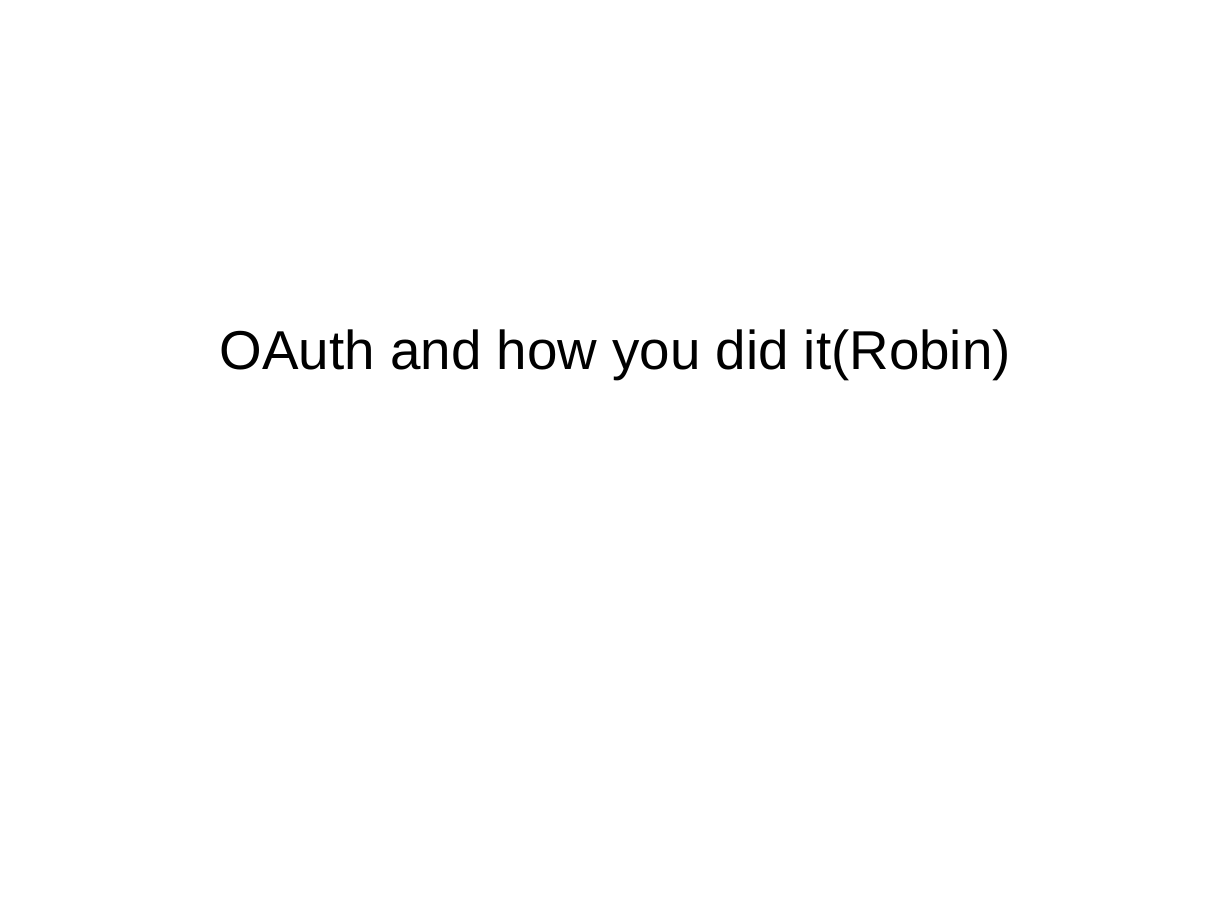
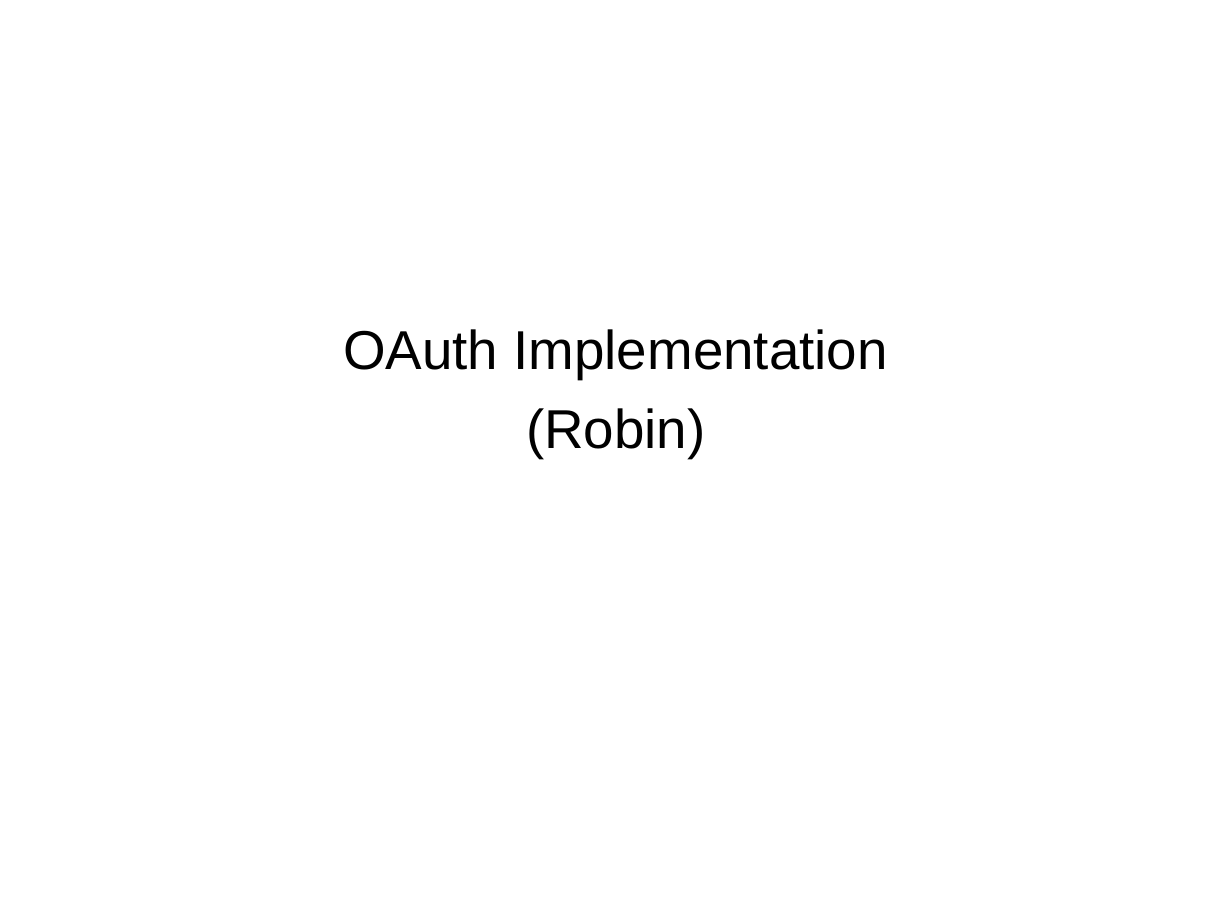
Before and after one commit to NWEN304Group/GroupProject, a slide deck: slide 7 of Group Presentation.ppt. Drawn at 1232x924 pixels with LibreOffice and Linux fonts; fonts in the diff are those of the drawing. Boxes give left, top, right and bottom in pixels: in the first picture for what was removed or moved away, otherwise in the second. Text is boxed around its words. In the diff, an @@ line names an element or a change of style, - is before the commit and + after.

```diff
--- a/Group Presentation.ppt
+++ b/Group Presentation.ppt
@@ text at (x1=343, y1=329, x2=888, y2=458): text changed @@
-OAuth and how you did it(Robin)
+OAuth Implementation
+(Robin)
```
Also in this commit, not shown: 8 other slides changed, 1 other file.
